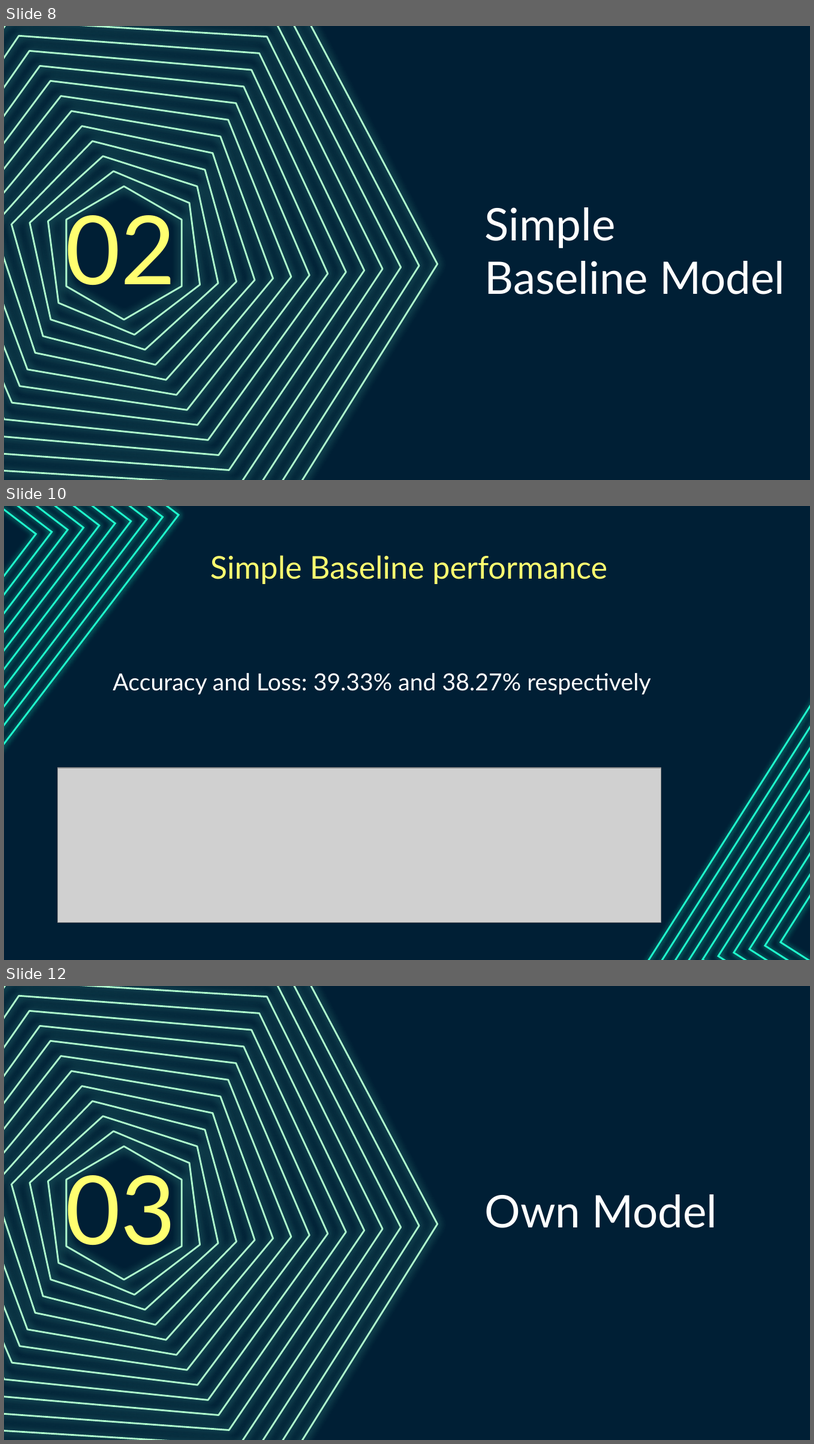
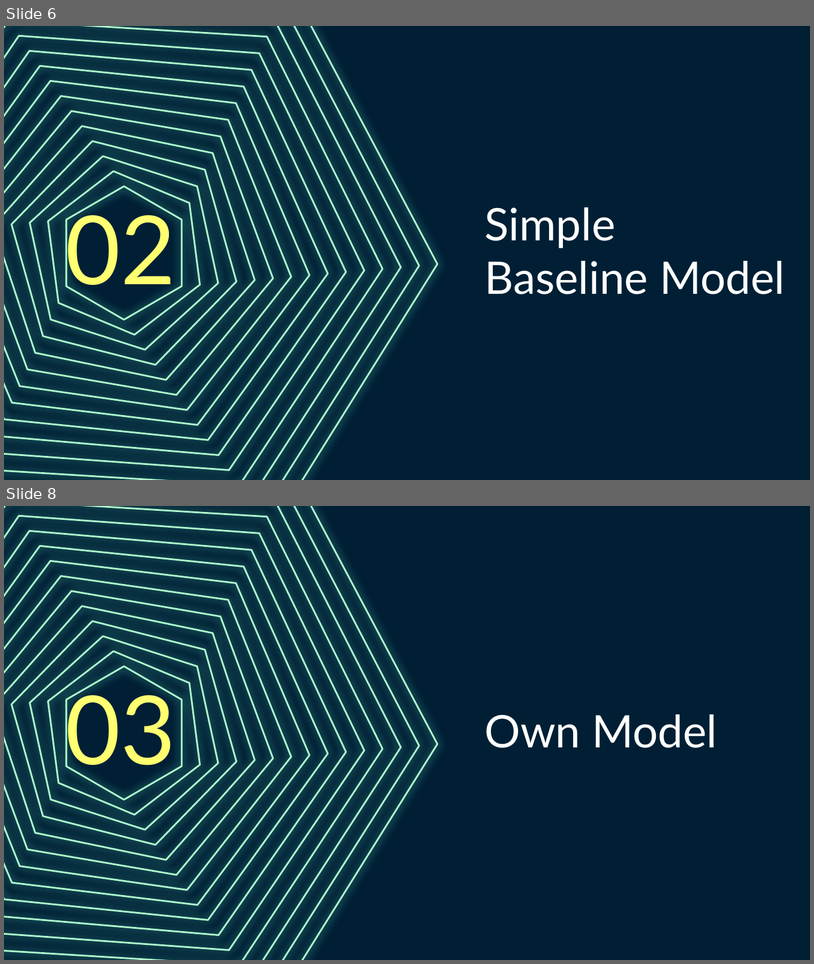
Before and after one commit to Amirrahman19/DeepLearning, a slide deck: CA1/PartB/Cifar100.pptx. Shown one above the other, each under a label of ours: slides 8, 10 and 12 before the commit, slides 6 and 8 after it; the slides between them are not shown. The pictures are 814x1444 and 814x964 pixels, drawn with LibreOffice and Linux fonts; fonts in the diff are those of the drawing; grey boxes stand for pictures. Boxes give left, top, right and bottom in pixels: in the first picture for what was removed or moved away, otherwise in the second. Text is boxed around its words. In the diff, an @@ line names an element or a change of style, - is before the commit and + after.

```diff
--- a/CA1/PartB/Cifar100.pptx
+++ b/CA1/PartB/Cifar100.pptx
@@ slide 10 removed at (4, 506, 810, 960), background #001F35 @@
@@ group removed at (4, 506, 216, 870): 10 freeform shapes @@
@@ title removed at (210, 555, 608, 584) @@
-Simple Baseline performance
@@ subtitle removed at (113, 673, 651, 694) @@
-Accuracy and Loss: 39.33% and 38.27% respectively
@@ group removed at (579, 575, 810, 960): 10 freeform shapes @@
@@ picture removed at (58, 767, 661, 922) @@
@@ what was slide 8 is now slide 6 @@
@@ what was slide 12 is now slide 8 @@
```
Also in this commit, not shown: 5 slides changed, 1 slide added, 13 other slides removed, 2 other files.
